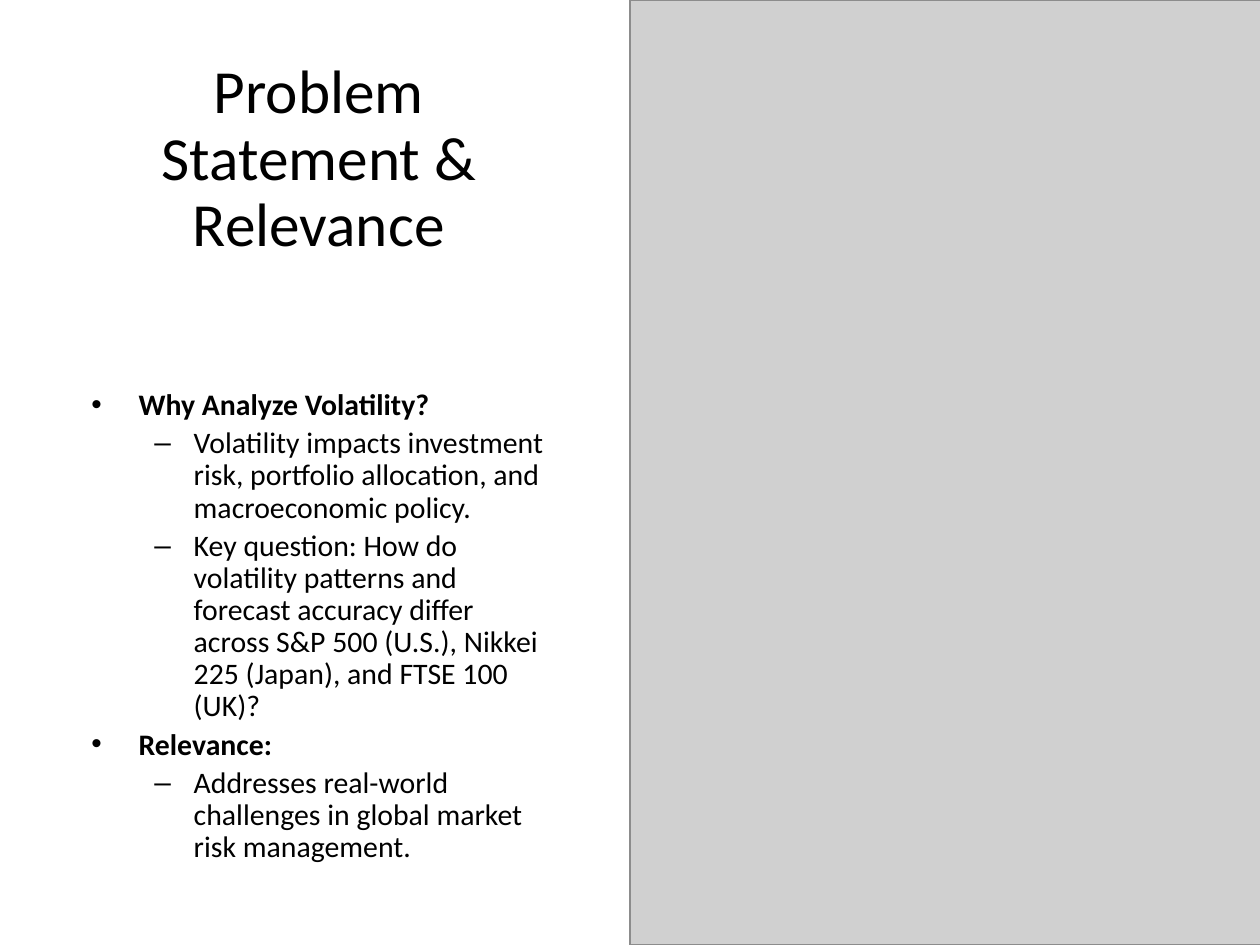
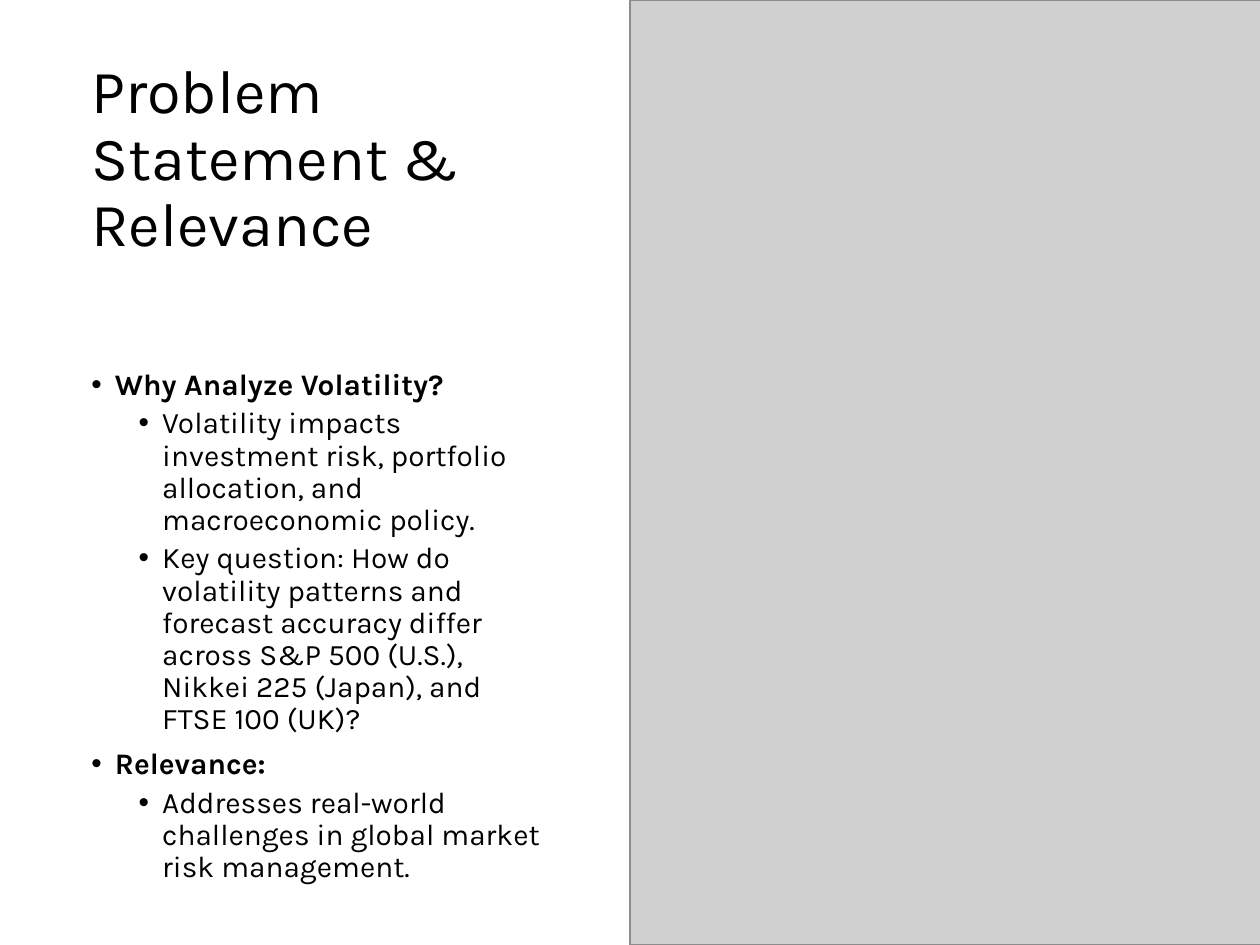
Before and after one commit to AzizbekMuminoff/TimeSeries, a slide deck: slide 2 of Comparative_Volatility_Analysis.pptx. Drawn at 1260x945 pixels with LibreOffice and Linux fonts; fonts in the diff are those of the drawing; grey boxes stand for pictures. Boxes give left, top, right and bottom in pixels: in the first picture for what was removed or moved away, otherwise in the second. Text is boxed around its words. In the diff, an @@ line names an element or a change of style, - is before the commit and + after.

```diff
--- a/Comparative_Volatility_Analysis.pptx
+++ b/Comparative_Volatility_Analysis.pptx
@@ title "Problem Statement & Relevance" at [91, 71, 388, 247]: font Calibri to Karla; alignment centre to left @@
@@ text "Why Analyze Volatility?" at [115, 374, 539, 885]: font Calibri to Karla; indent changed; more space between paragraphs; bullet – to • @@
```
Also in this commit, not shown: 7 other slides changed, 1 slide added.
